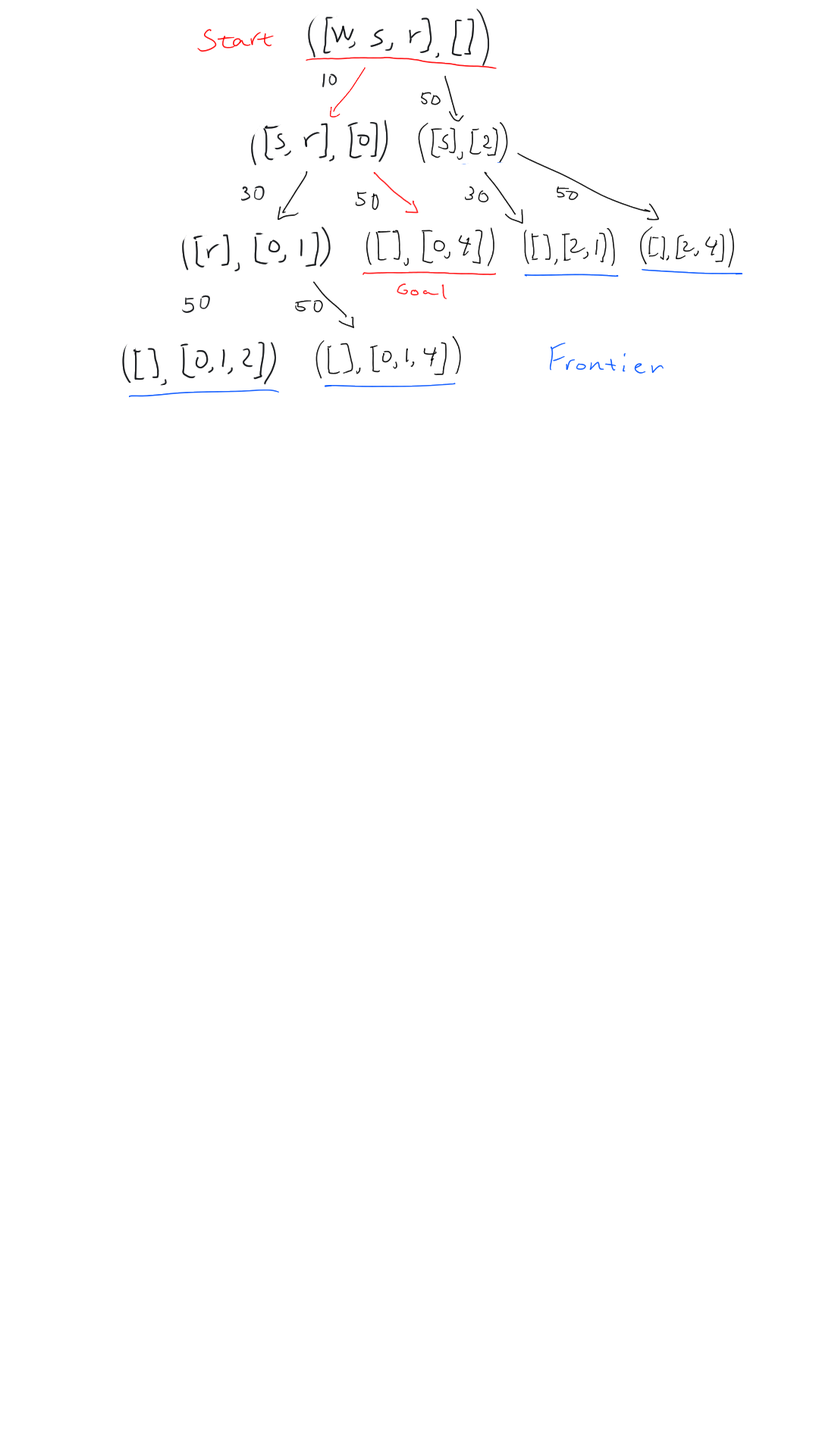
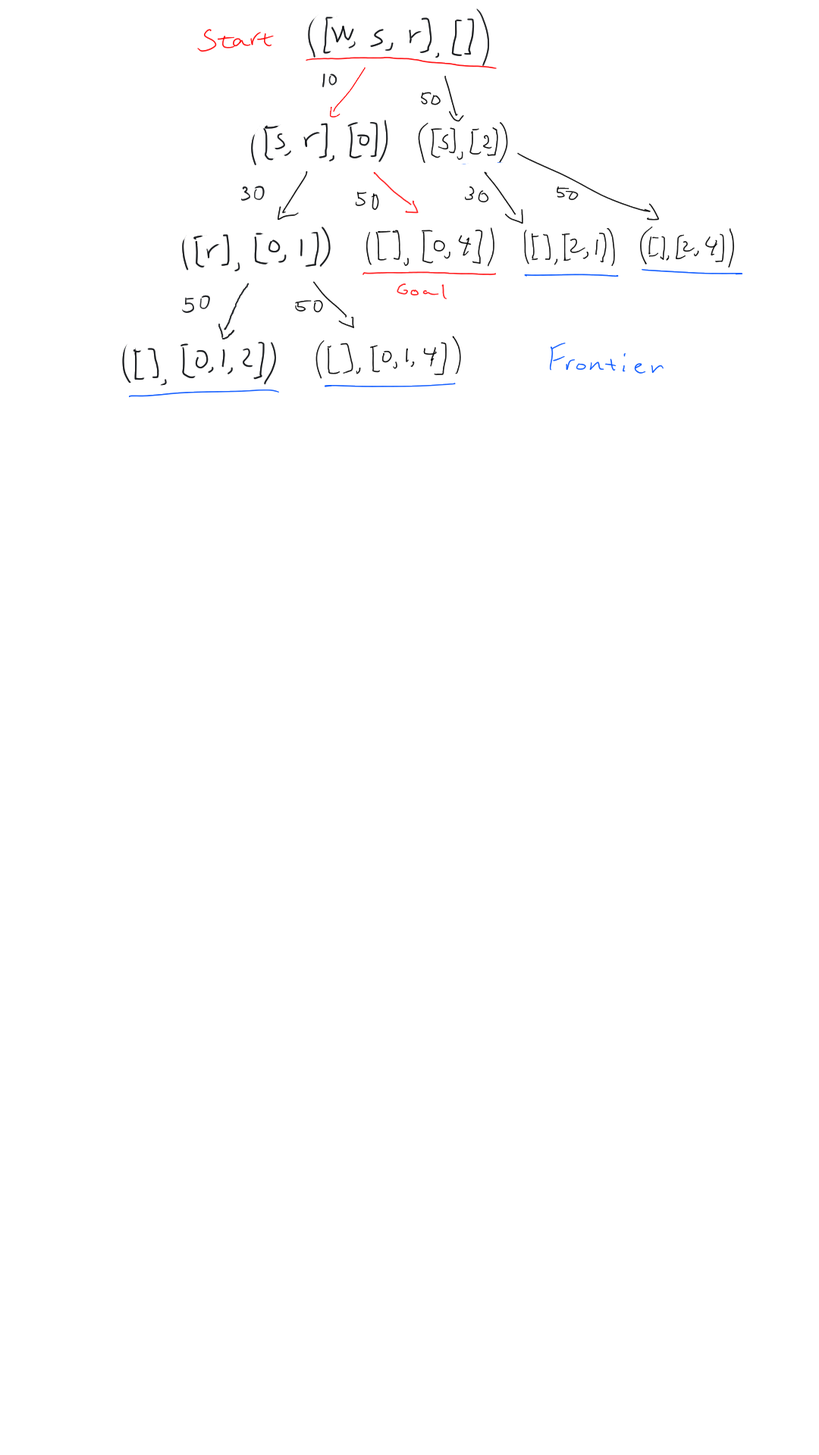
The second 819×1455 image is a revision of the first. Changes to its layers:
painted on "Layer 1" over (x1=218, y1=282, x2=250, y2=340)
